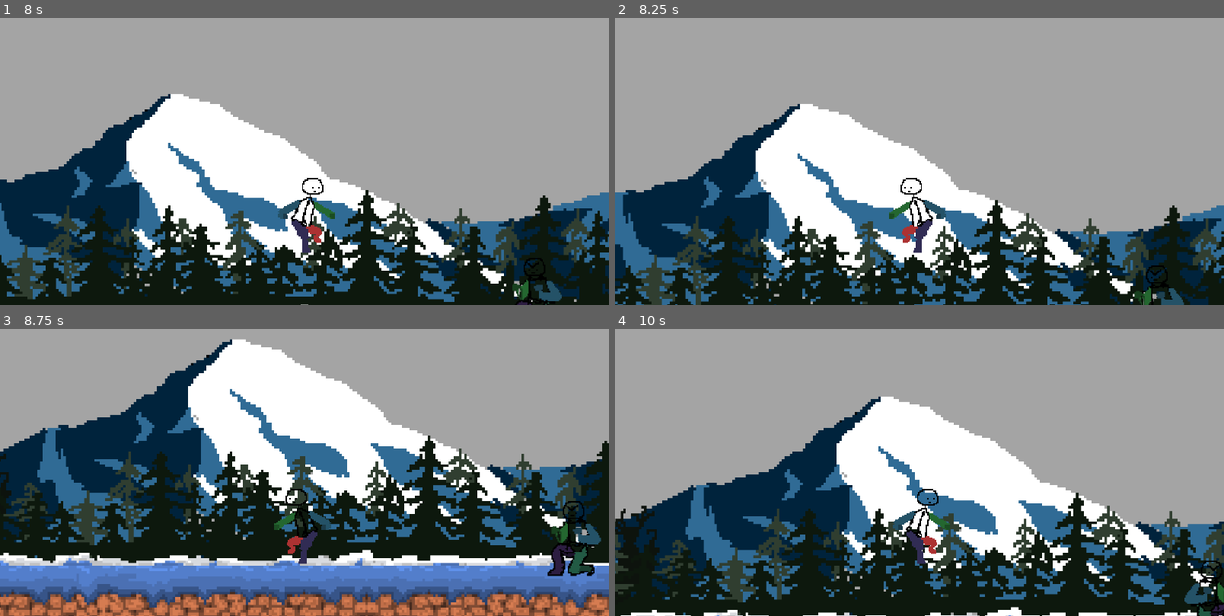
Above: before the commit, frames 1-4 (two rows, left to right).
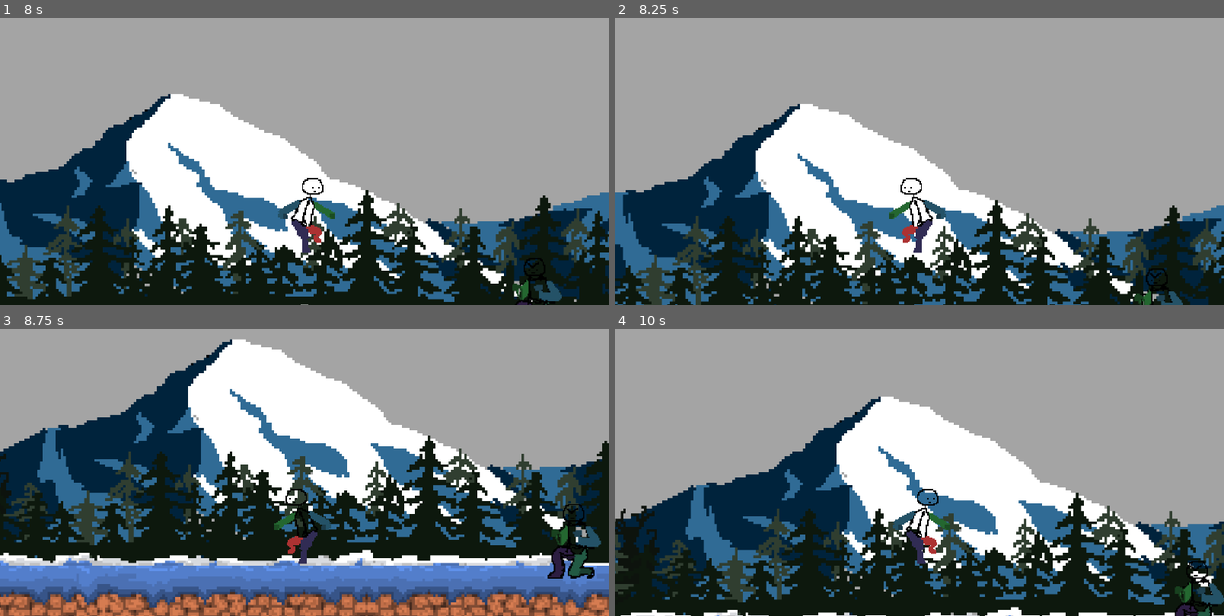
Above: after the commit, the same moments.

Repository: Kaczs/WildJam88
Game: Godot game, scene res://Scenes/player_testing.tscn
Same seed, same stepped clock (60 frames per second), same inputs: the game is played once before the commit and once after it. The project has no main scene, so this scene is started directly. Sound files missing from this copy of the repository are replaced by a short silence.
Inputs (mouse positions are in pixels of both pictures, inside the frame that each line leads up to):
- Up to frame 1 (8 s): move the mouse to (274, 201) at 0.52 s; hold D (Right) 0.53-2.03 s; click (274, 201) at 0.6 s; tap Space (Up) at 0.77, 1.52, 3.02, 3.77, 4.52, 6.02, 6.77, 7.52 s; move the mouse to (487, 184) at 1.27 s; click (487, 184) at 1.35 s; move the mouse to (121, 81) at 2.02 s; hold A (Left) 2.03-4.28 s; click (121, 81) at 2.1 s; move the mouse to (334, 132) at 2.77 s; click (334, 132) at 2.85 s; move the mouse to (213, 46) at 3.52 s; click (213, 46) at 3.6 s; move the mouse to (438, 115) at 4.27 s; hold D (Right) from 4.28 s (still down); click (438, 115) at 4.35 s; move the mouse to (182, 150) at 5.02 s; click (182, 150) at 5.1 s; move the mouse to (365, 58) at 5.77 s; click (365, 58) at 5.85 s; move the mouse to (274, 201) at 6.52 s; click (274, 201) at 6.6 s; move the mouse to (487, 184) at 7.27 s; click (487, 184) at 7.35 s
- Up to frame 2 (8.25 s): move the mouse to (736, 81) at 8.02 s; release D (Right) at 8.03 s; hold A (Left) from 8.03 s (still down); click (736, 81) at 8.1 s
- Up to frame 3 (8.75 s): keep holding A (Left)
- Up to frame 4 (10 s): move the mouse to (949, 443) at 8.77 s; click (949, 443) at 8.85 s; tap Space (Up) at 9.02, 9.77 s; move the mouse to (828, 357) at 9.52 s; release A (Left) at 9.53 s; hold D (Right) from 9.53 s (still down); click (828, 357) at 9.6 s

Frame 1 is identical in both runs. In frame 2, 0.2% of the frame differs, in the area x 85-94%, y 86-100%; in frame 3, 0.6%; in frame 4, 0.7%, in the area x 91-100%, y 80-100%.

Commit message:
enemy flip H/enemy footstep sound

Diff:
--- a/Scripts/EnemyStates/enemy_chase.gd
+++ b/Scripts/EnemyStates/enemy_chase.gd
@@ -15,23 +15,23 @@
 		direction_to_player = -1
 		facing_left = false
 	get_parent().change_animation(animation_sprite, facing_left)
+	enemy_body = get_parent().get_parent()
 	audio.stream = load(SoundFiles.snowy_footsteps.pick_random())
 	audio.play()
-	play_sound = true
+	audio.set_stream_paused(false)
 
 
 func phys_update(_delta: float):
+	enemy_body.position.x += get_parent().move_speed * _delta * direction_to_player
+
 	if abs(player.global_position.x - get_parent().global_position.x) <= get_parent().attack_distance:
 		finished.emit("EnemyAttack", {"player": player})
 	elif abs(player.global_position.x - get_parent().global_position.x) >= get_parent().loose_player_distance:
-		finished.emit("EnemyReturn")
-	enemy_body.position.x += get_parent().move_speed * _delta * direction_to_player
+		finished.emit("EnemyIdle")
 
 func exit() -> void:
-	play_sound = false
+	audio.set_stream_paused(true)
 
 func _on_audio_stream_player_2d_finished() -> void:
-	if not play_sound:
-		return
 	audio.stream = load(SoundFiles.snowy_footsteps.pick_random())
 	audio.play()
--- a/Scripts/enemy_brain_component.gd
+++ b/Scripts/enemy_brain_component.gd
@@ -58,7 +58,7 @@
 	current_state.enter(previous_state_path, data)
 
 func change_animation(new_animation:String, facing_left:bool = last_facing):
-	animation_player.play(new_animation)
+	animated_sprite_2d.set_animation(new_animation)
 	last_facing = facing_left
 	if facing_left:
 		animated_sprite_2d.set_flip_h(false)
